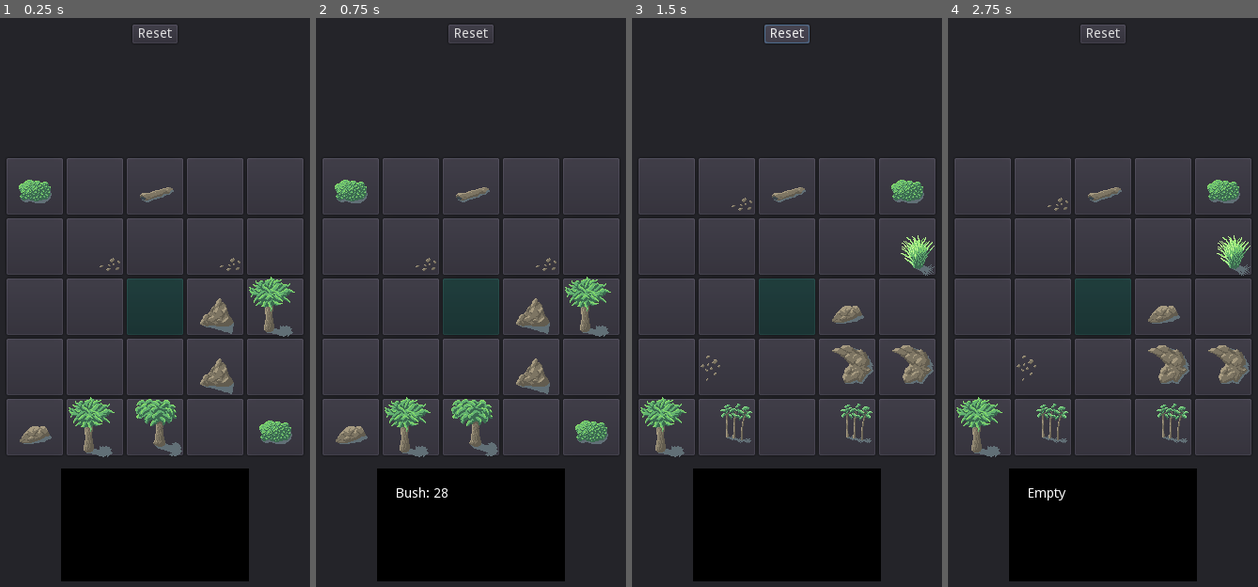
Above: before the commit, frames 1-4 (left to right).
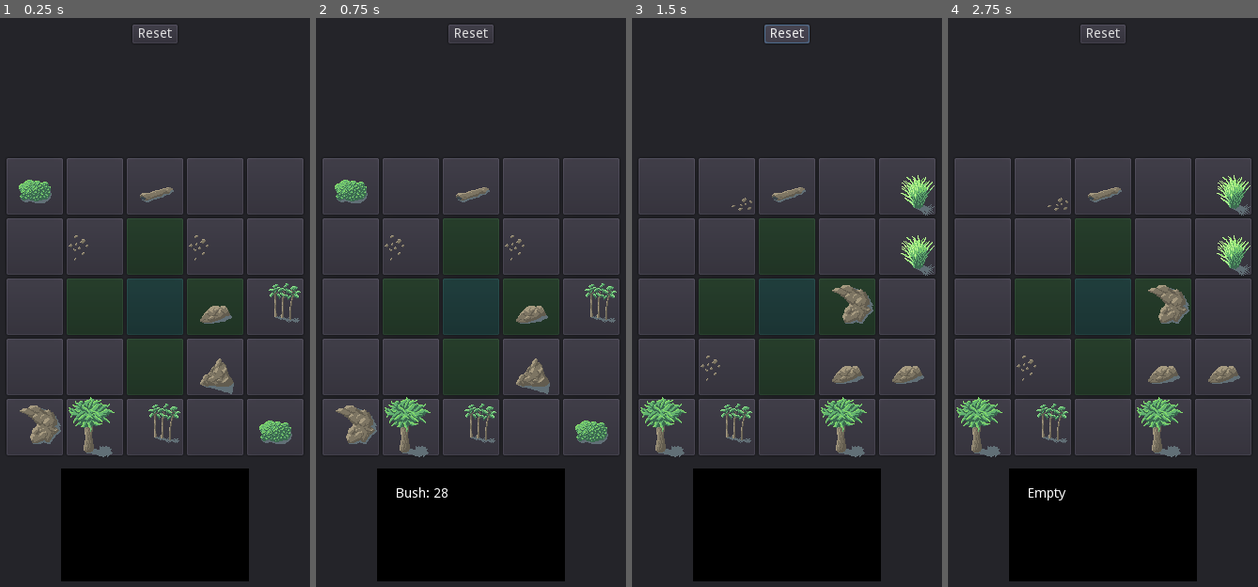
Above: after the commit, the same moments.

Repository: jerrymander/crafting-rpg-tactics
Game: Godot game, scene res://Base.tscn
The game is run twice, just before and just after one commit, with the same random seed, the same clock (stepped at 60 frames per second) and the same inputs.
Inputs (mouse positions are in pixels of both pictures, inside the frame that each line leads up to):
- Up to frame 1 (0.25 s): no input
- Up to frame 2 (0.75 s): click (350, 188) at 0.52 s
- Up to frame 3 (1.5 s): click "Reset" at 1.25 s
- Up to frame 4 (2.75 s): click (982, 188) at 2.02 s

The runs differ from the first frame. In frame 1, 9.3% of the frame differs, in the area x 6-97%, y 35-78%; in frame 2, 9.3%; in frame 3, 9.5%, in the area x 21-98%, y 27-78%; in frame 4, 9.5%.

Commit message:
experiment with storing data in scenetree?

Diff:
--- a/implement/Base.gd
+++ b/implement/Base.gd
@@ -9,6 +9,8 @@
 	$Reset.connect("pressed", self, "_reset")
 
 func _reset():
+	slots = []
+
 	$Info/Text.bbcode_text = ""
 
 	var grid = $Grid
@@ -17,17 +19,22 @@
 		grid.remove_child(child)
 
 	var slot_ui_preload = preload("res://SlotUI.tscn")
-	var slot_preload = preload("res://Slot.gd")
-
-	slots = []
 	for x in range(5):
 		slots.append([])
 		for y in range(5):
-			var slot = slot_preload.new()
-			slots[x].append(slot)
+			var slot_ui = slot_ui_preload.instance()
+			slot_ui.rect_position = Vector2(x*64, y*64)
+			slot_ui.update_sprite()
+			slot_ui.get_node("Click").connect("pressed", self, "_select_slot", [slot_ui])
+			grid.add_child(slot_ui)
+			slots[x].append(slot_ui.get_node("Slot"))
+
+	_link_neighbors()
 
 	player = preload("res://Player.gd").new()
-	slots[2][2].entities.append(player)
+	player.name = "Player"
+	slots[2][2].get_node("Entities").add_child(player)
+	slots[2][2].get_parent().update_sprite()
 
 	_fill_slot("Tree", 3)
 	_fill_slot("Boulder", 3)
@@ -35,32 +42,29 @@
 	_fill_slot("Log", 1)
 	_fill_slot("Rock", 2)
 
-	for x in range(5):
-		for y in range(5):
-			var slot_ui = slot_ui_preload.instance()
-			slot_ui.rect_position = Vector2(x*64, y*64)
-			slot_ui.get_node("Click").connect("pressed", self, "_select_slot", [slot_ui])
-
-			slot_ui.slot = slots[x][y]
-			_redraw(slot_ui)
-			slot_ui.update_sprite()
-
-			grid.add_child(slot_ui)
-
-func _redraw(slot_ui):
-	slot_ui.update_sprite()
-	if (slot_ui.slot.entities.has(player)):
-		slot_ui.self_modulate = ColorN("aquamarine", 1)
+func _link_neighbors():
+	for x in range(slots.size()):
+		for y in range(slots[x].size()):
+			var neighbors = slots[x][y].neighbors
+			if x+1 < slots.size():
+				neighbors.append(slots[x+1][y])
+			if x > 0:
+				neighbors.append(slots[x-1][y])
+			if y+1 < slots[x].size():
+				neighbors.append(slots[x][y+1])
+			if y > 0:
+				neighbors.append(slots[x][y-1])
 
 func _fill_slot(item, count):
 	for x in range(count):
 		var empty_slot = _get_empty_slot()
 		empty_slot.item = item
 		empty_slot.quantity = randi() % 20 + 20
+		empty_slot.get_parent().update_sprite()
 
 func _select_slot(slot_ui):
 	var bbcode = ""
-	for line in slot_ui.slot.description():
+	for line in slot_ui.get_node("Slot").description():
 		bbcode = bbcode + line + "\n"
 	$Info/Text.bbcode_text = bbcode
 
--- a/implement/Base.tscn
+++ b/implement/Base.tscn
@@ -2,7 +2,7 @@
 
 [ext_resource path="res://Base.gd" type="Script" id=1]
 
-[node name="Base" type="Panel" index="0"]
+[node name="Base" type="Panel"]
 
 anchor_left = 0.0
 anchor_top = 0.0
--- a/implement/Player.gd
+++ b/implement/Player.gd
@@ -1,4 +1,4 @@
-var current_slot = null
+extends Node
 
 func description():
 	return "You!"
--- a/implement/Slot.gd
+++ b/implement/Slot.gd
@@ -1,7 +1,8 @@
+extends Node
+
 var item = "Empty"
 var quantity = 0
-var neighbors
-var entities = []
+var neighbors = []
 
 func description():
 	var description = []
@@ -21,6 +22,6 @@
 
 func _description_entities():
 	var description = []
-	for entity in entities:
+	for entity in $Entities.get_children():
 		description.append(entity.description())
 	return description
--- a/implement/SlotUI.gd
+++ b/implement/SlotUI.gd
@@ -1,8 +1,6 @@
 extends PanelContainer
 
 var frames = {}
-
-var slot
 
 func _ready():
 	pass
@@ -16,8 +14,13 @@
 	frames["Rock"] = [6, 7]
 
 func update_sprite():
-	var item_frames = frames[slot.item]
+	var item_frames = frames[$Slot.item]
 	$Sprite.frame = item_frames[randi() % item_frames.size()]
+
+	if $Slot/Entities/Player:
+		self_modulate = ColorN("aquamarine", 1)
+		for neighbor in $Slot.neighbors:
+			neighbor.get_parent().self_modulate = ColorN("palegreen", 1)
 
 #func _process(delta):
 #	# Called every frame. Delta is time since last frame.
--- a/implement/SlotUI.tscn
+++ b/implement/SlotUI.tscn
@@ -1,9 +1,10 @@
-[gd_scene load_steps=3 format=2]
+[gd_scene load_steps=4 format=2]
 
 [ext_resource path="res://SlotUI.gd" type="Script" id=1]
-[ext_resource path="res://CraftingTactics_Object_Tilesheet.png" type="Texture" id=2]
+[ext_resource path="res://Slot.gd" type="Script" id=2]
+[ext_resource path="res://CraftingTactics_Object_Tilesheet.png" type="Texture" id=3]
 
-[node name="SlotUI" type="PanelContainer"]
+[node name="SlotUI" type="PanelContainer" index="0"]
 
 anchor_left = 0.0
 anchor_top = 0.0
@@ -20,16 +21,22 @@
 script = ExtResource( 1 )
 _sections_unfolded = [ "Margin", "Rect", "Visibility" ]
 
-[node name="Sprite" type="Sprite" parent="." index="0"]
+[node name="Slot" type="Node" parent="." index="0"]
 
-texture = ExtResource( 2 )
+script = ExtResource( 2 )
+
+[node name="Entities" type="Node" parent="Slot" index="0"]
+
+[node name="Sprite" type="Sprite" parent="." index="1"]
+
+texture = ExtResource( 3 )
 centered = false
 vframes = 4
 hframes = 4
 frame = 9
 _sections_unfolded = [ "Animation", "Offset" ]
 
-[node name="Click" type="TextureButton" parent="." index="1"]
+[node name="Click" type="TextureButton" parent="." index="2"]
 
 anchor_left = 0.0
 anchor_top = 0.0
